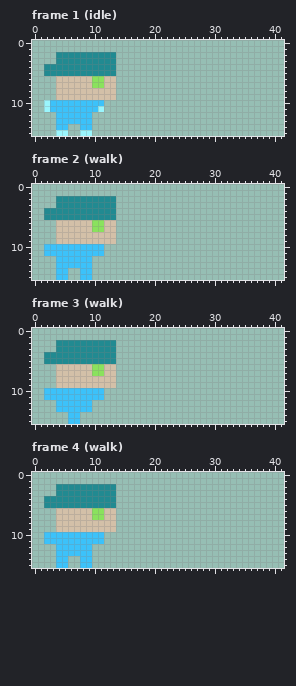
A pixel-art file gets an edit: entities/hero/Hero.ase. This is how it looked before the edit.
42x16 pixels, 21 frames. Shown: frame 1 (idle), frame 2 (walk), frame 3 (walk), frame 4 (walk). The commit also changed other frames, which this record leaves out.
Once edited:
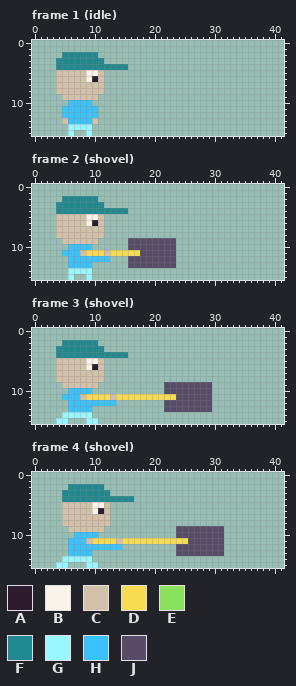
Palette (. is transparent): A #2d1b2e  B #f9f4ea  C #d3c0a8  D #f7db53  E #8ae25d  F #218a91  G #9af6fd  H #3cc2fa  J #574b67
Change:
--- frame 1 (idle)
@@ x 0..17 @@
  1 ..................
- 2 ....FFFFFFFFFF....
- 3 ....FFFFFFFFFF....
- 4 ..FFFFFFFFFFFF....
- 5 ..FFFFFFFFFFFF....
- 6 ....CCCCCCEECC....
- 7 ....CCCCCCEECC....
- 8 ....CCCCCCCCCC....
- 9 ....CCCCCCCCCC....
-10 ..GHHHHHHHHH......
-11 ..GHHHHHHHHG......
-12 ....HHHHHH........
-13 ....HHHHHH........
-14 ....HH..HH........
-15 ....GG..GG........
+ 2 .....FFFFFF.......
+ 3 ....FFFFFFFF......
+ 4 ....FFFFFFFFFFFF..
+ 5 ....CCCCCBBC......
+ 6 ....CCCCCBAC......
+ 7 ....CCCCCCCC......
+ 8 ....CCCCCCCC......
+ 9 .....CCCCCC.......
+10 ......HHHH........
+11 .....HHHHHH.......
+12 .....HHHHHH.......
+13 .....CHHHHC.......
+14 ......GGGG........
+15 ......G..G........
--- frame 2 (shovel)
@@ x 0..25 @@
  1 ..........................
- 2 ....FFFFFFFFFF............
- 3 ....FFFFFFFFFF............
- 4 ..FFFFFFFFFFFF............
- 5 ..FFFFFFFFFFFF............
- 6 ....CCCCCCEECC............
- 7 ....CCCCCCEECC............
- 8 ....CCCCCCCCCC............
- 9 ....CCCCCCCCCC............
-10 ..HHHHHHHHHH..............
-11 ..HHHHHHHHHH..............
-12 ....HHHHHH................
-13 ....HHHHHH................
-14 ....HH..HH................
-15 ....HH..HH................
+ 2 .....FFFFFF...............
+ 3 ....FFFFFFFF..............
+ 4 ....FFFFFFFFFFFF..........
+ 5 ....CCCCCBBC..............
+ 6 ....CCCCCBAC..............
+ 7 ....CCCCCCCC..............
+ 8 ....CCCCCCCC..............
+ 9 .....CCCCCC.....JJJJJJJJ..
+10 ......HHHH......JJJJJJJJ..
+11 .....HHHCDDDCDDDDDJJJJJJ..
+12 ......HHHHHHH...JJJJJJJJ..
+13 ......HHHH......JJJJJJJJ..
+14 ......GGGG................
+15 ......G..G................
--- frame 3 (shovel)
@@ x 0..41 @@
  1 ..........................................
- 2 ....FFFFFFFFFF............................
- 3 ....FFFFFFFFFF............................
- 4 ..FFFFFFFFFFFF............................
- 5 ..FFFFFFFFFFFF............................
- 6 ....CCCCCCEECC............................
- 7 ....CCCCCCEECC............................
- 8 ....CCCCCCCCCC............................
- 9 ....CCCCCCCCCC............................
-10 ..HHHHHHHHHH..............................
-11 ..HHHHHHHHHH..............................
-12 ....HHHHHH................................
-13 ....HHHHHH................................
-14 ......HH..................................
-15 ......HH..................................
+ 2 .....FFFFFF...............................
+ 3 ....FFFFFFFF..............................
+ 4 ....FFFFFFFFFFFF..........................
+ 5 ....CCCCCBBC..............................
+ 6 ....CCCCCBAC..............................
+ 7 ....CCCCCCCC..............................
+ 8 ....CCCCCCCC..............................
+ 9 .....CCCCCC...........JJJJJJJJ............
+10 ......HHHH............JJJJJJJJ............
+11 .....HHHCDDDDCDDDDDDDDDDJJJJJJ............
+12 ......HHHHHHHH........JJJJJJJJ............
+13 ......HHHH............JJJJJJJJ............
+14 .....GGGGG................................
+15 ....GG...GG...............................
--- frame 4 (shovel)
@@ x 0..41 @@
  1 ..........................................
- 2 ....FFFFFFFFFF............................
- 3 ....FFFFFFFFFF............................
- 4 ..FFFFFFFFFFFF............................
- 5 ..FFFFFFFFFFFF............................
- 6 ....CCCCCCEECC............................
- 7 ....CCCCCCEECC............................
- 8 ....CCCCCCCCCC............................
- 9 ....CCCCCCCCCC............................
-10 ..HHHHHHHHHH..............................
-11 ..HHHHHHHHHH..............................
-12 ....HHHHHH................................
-13 ....HHHHHH................................
-14 ....HH..HH................................
-15 ....HH..HH................................
+ 2 ......FFFFFF..............................
+ 3 .....FFFFFFFF.............................
+ 4 .....FFFFFFFFFFFF.........................
+ 5 .....CCCCCBBC.............................
+ 6 .....CCCCCBAC.............................
+ 7 .....CCCCCCCC.............................
+ 8 .....CCCCCCCC.............................
+ 9 ......CCCCCC............JJJJJJJJ..........
+10 .......HHHH.............JJJJJJJJ..........
+11 ......HHHCDDDDCDDDDDDDDDDDJJJJJJ..........
+12 ......HHHHHHHHH.........JJJJJJJJ..........
+13 ......HHHH..............JJJJJJJJ..........
+14 .....GGGGG................................
+15 ....GG...GG...............................
Where, in picture pixels (left, top, right, bottom), the same in both pictures:
changed: (44, 52, 128, 136)
changed: (44, 196, 176, 280)
changed: (44, 340, 212, 424)
changed: (44, 484, 224, 568)
